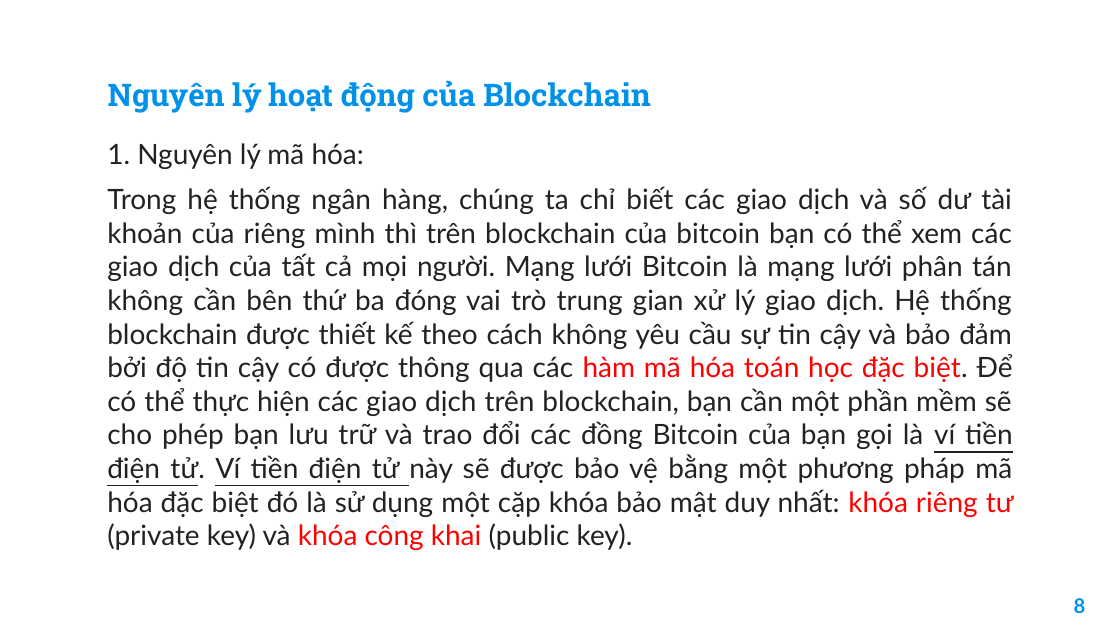
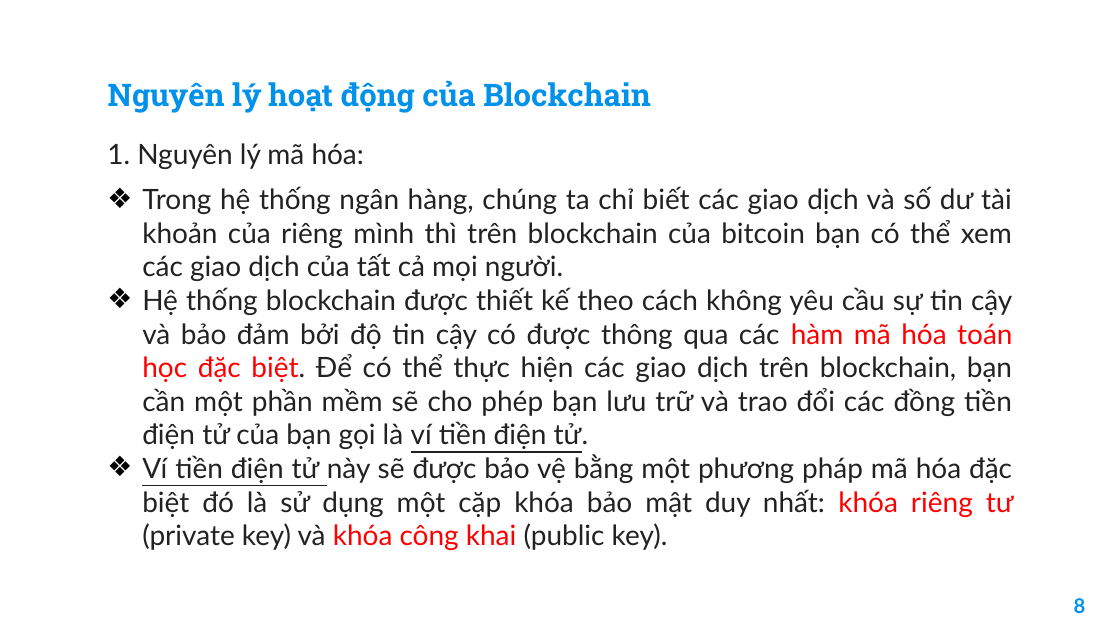
Before and after one commit to TccKaiCi/blockChainWallet, a slide deck: slide 9 of atbmhttt2.pptx. Drawn at 1120x630 pixels with LibreOffice and Linux fonts; fonts in the diff are those of the drawing; background and template pictures are left out. Boxes give left, top, right and bottom in pixels: in the first picture for what was removed or moved away, otherwise in the second. Text is boxed around its words. In the diff, an @@ line names an element or a change of style, - is before the commit and + after.

```diff
--- a/atbmhttt2.pptx
+++ b/atbmhttt2.pptx
@@ text at box(142, 186, 1014, 550): text changed @@
-Trong hệ thống ngân hàng, chúng ta chỉ biết các giao dịch và số dư tài khoản của riêng mình thì trên blockchain của bitcoin bạn có thể xem các giao dịch của tất cả mọi người. Mạng lưới Bitcoin là mạng lưới phân tán không cần bên thứ ba đóng vai trò trung gian xử lý giao dịch. Hệ thống blockchain được thiết kế theo cách không yêu cầu sự tin cậy và bảo đảm bởi độ tin cậy có được thông qua các hàm mã hóa toán học đặc biệt. Để có thể thực hiện các giao dịch trên blockchain, bạn cần một phần mềm sẽ cho phép bạn lưu trữ và trao đổi các đồng Bitcoin của bạn gọi là ví tiền điện tử. Ví tiền điện tử này sẽ được bảo vệ bằng một phương pháp mã hóa đặc biệt đó là sử dụng một cặp khóa bảo mật duy nhất: khóa riêng tư (private key) và khóa công khai (public key).
+❖ Trong hệ thống ngân hàng, chúng ta chỉ biết các giao dịch và số dư tài khoản của riêng mình thì trên blockchain của bitcoin bạn có thể xem các giao dịch của tất cả mọi người.
+❖ Hệ thống blockchain được thiết kế theo cách không yêu cầu sự tin cậy và bảo đảm bởi độ tin cậy có được thông qua các hàm mã hóa toán học đặc biệt. Để có thể thực hiện các giao dịch trên blockchain, bạn cần một phần mềm sẽ cho phép bạn lưu trữ và trao đổi các đồng tiền điện tử của bạn gọi là ví tiền điện tử.
+❖ Ví tiền điện tử này sẽ được bảo vệ bằng một phương pháp mã hóa đặc biệt đó là sử dụng một cặp khóa bảo mật duy nhất: khóa riêng tư (private key) và khóa công khai (public key).
```
Also in this commit, not shown: 4 other slides changed, 8 other files.
